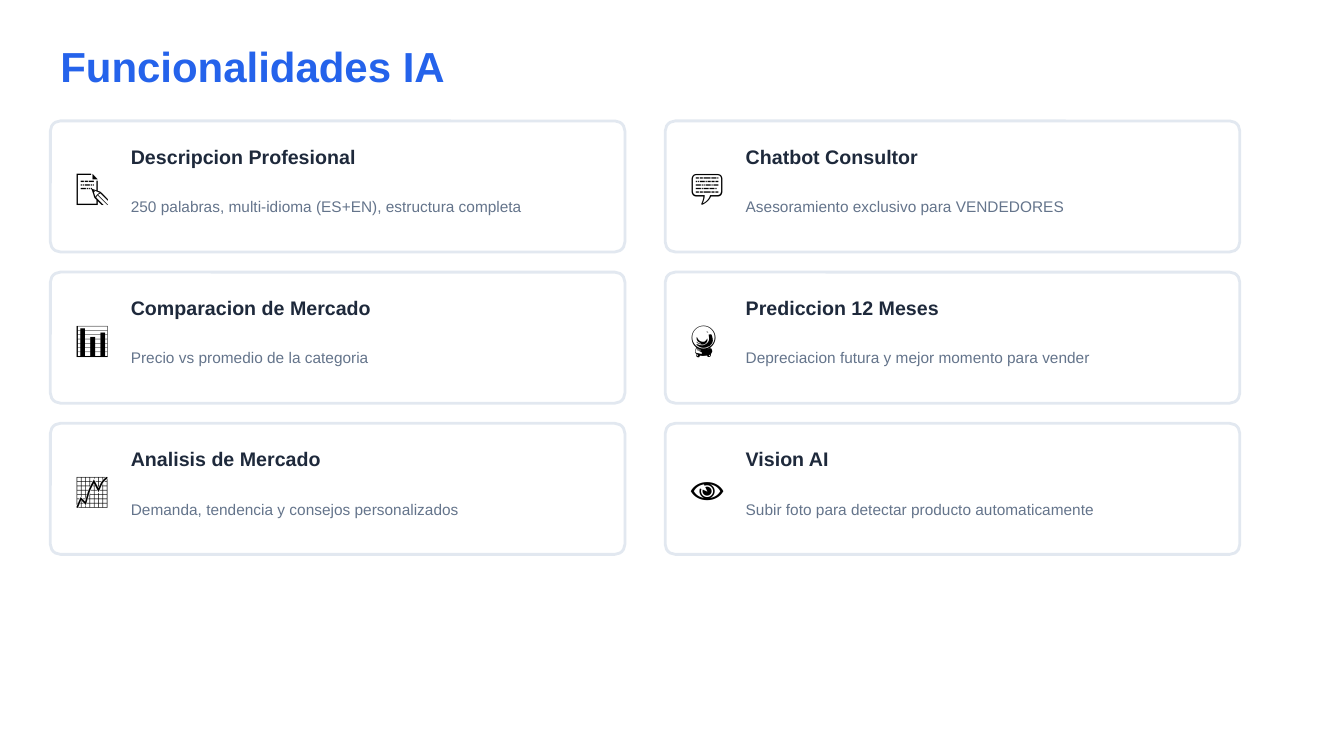
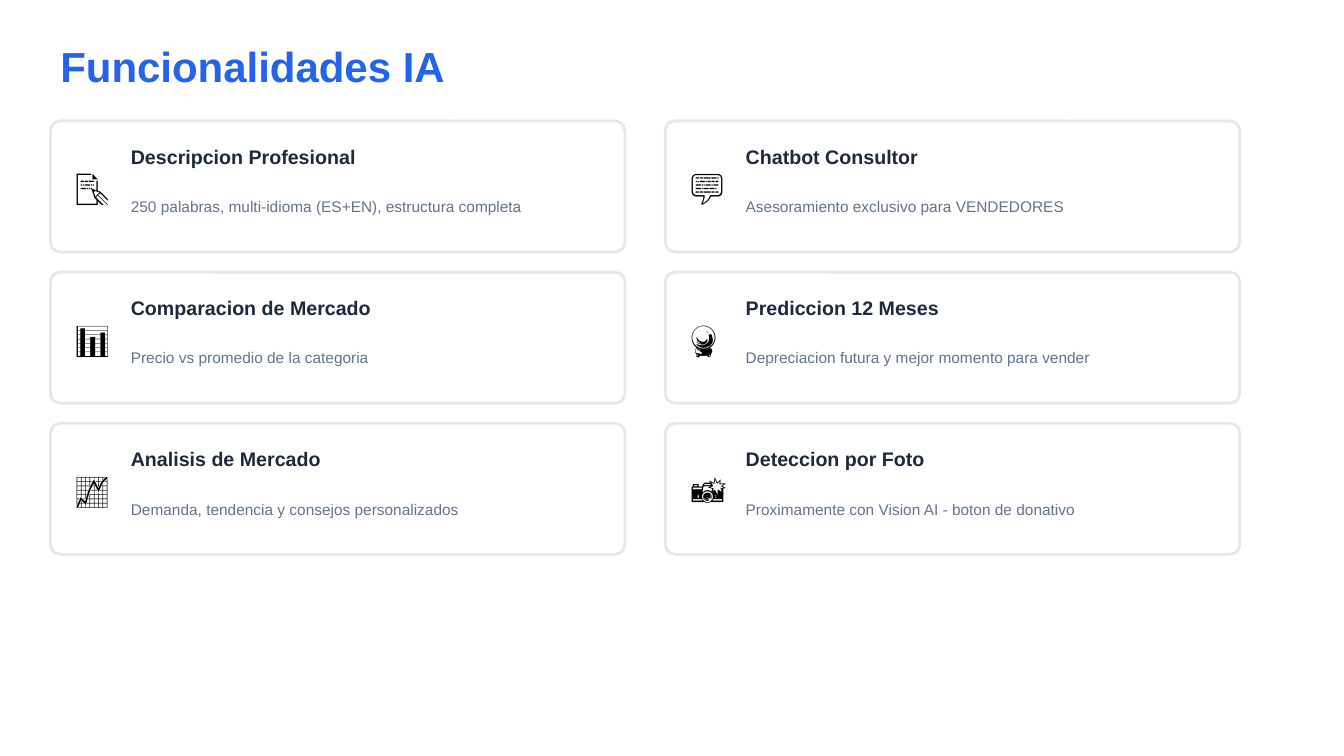
Before and after one commit to OscarEL1/smartvaluation, a slide deck: slide 10 of presentacion/SmartValuation_Presentacion.pptx. Drawn at 1344x756 pixels with LibreOffice and Linux fonts; fonts in the diff are those of the drawing. Boxes give left, top, right and bottom in pixels: in the first picture for what was removed or moved away, otherwise in the second. Text is boxed around its words. In the diff, an @@ line names an element or a change of style, - is before the commit and + after.

Commit message:
docs: actualizar contexto y presentacion - Vision AI reemplazada por donativo

```diff
--- a/presentacion/SmartValuation_Presentacion.pptx
+++ b/presentacion/SmartValuation_Presentacion.pptx
@@ text at <box>681,434,741,544</box>: text changed @@
-👁️
+📸
@@ text at <box>746,451,924,470</box>: text changed @@
-Vision AI
+Deteccion por Foto
@@ text at <box>746,504,1074,515</box>: text changed @@
-Subir foto para detectar producto automaticamente
+Proximamente con Vision AI - boton de donativo
```
Also in this commit, not shown: 3 other slides changed, 4 other files.
